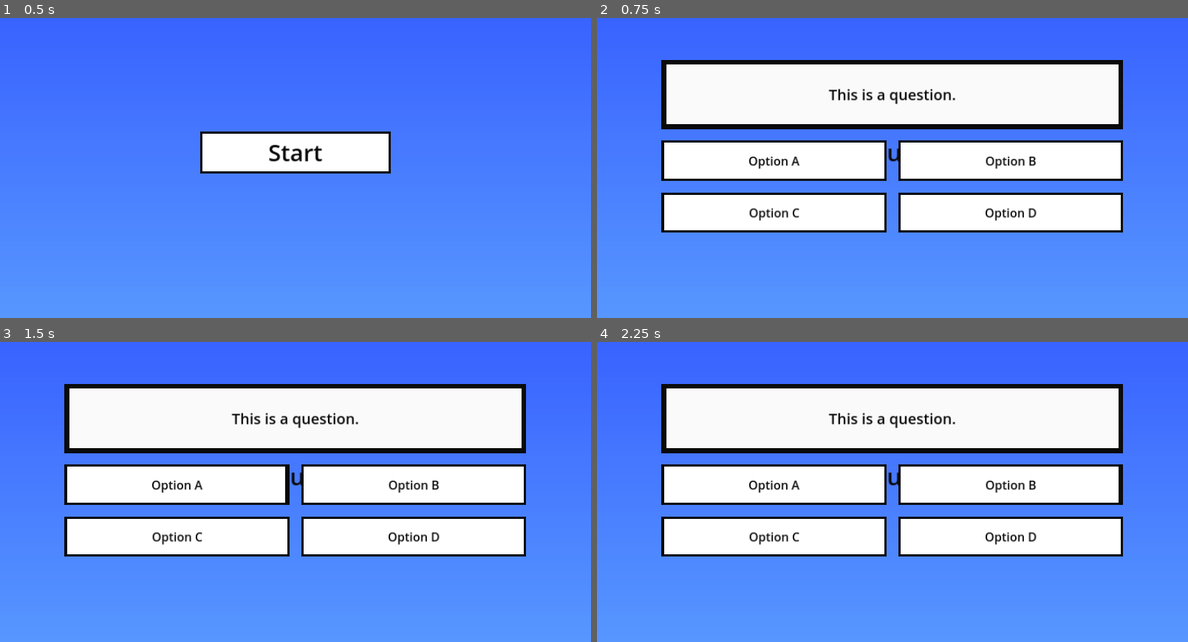
Above: before the commit, frames 1-4 (two rows, left to right).
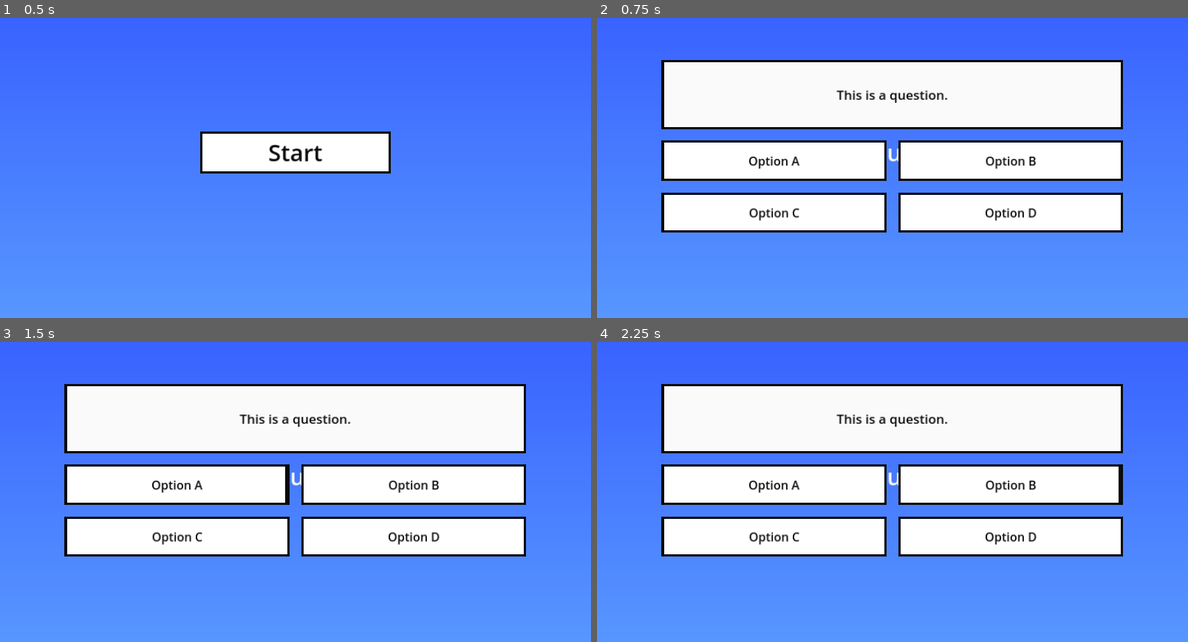
Above: after the commit, the same moments.

Repository: Skyvastern/godot-http-request-tutorial
Game: Godot game, scene res://main/main.tscn
Same seed, same stepped clock (60 frames per second), same inputs: the game is played once before the commit and once after it.
Inputs:
- Up to frame 1 (0.5 s): no input
- Up to frame 2 (0.75 s): click "Start" at 0.5 s
- Up to frame 3 (1.5 s): click "Option A" at 1.25 s
- Up to frame 4 (2.25 s): click "Option B" at 2 s

Frame 1 is identical in both runs. In frame 2, 2.0% of the frame differs, in the area x 11-89%, y 14-48%; in frame 3, 2.0%; in frame 4, 2.0%.
Error in both runs: Invalid type in function 'parse_response' in base 'Control (get_questions_ui.gd)'. Cannot convert argument 1 from Nil to Dictionary. (res://main/quiz/get_quest…

Commit message:
Minor UI changes

Diff:
--- a/main/common/main_theme.tres
+++ b/main/common/main_theme.tres
@@ -62,10 +62,10 @@
 
 [sub_resource type="StyleBoxFlat" id="StyleBoxFlat_uoopv"]
 bg_color = Color(0.980392, 0.980392, 0.980392, 1)
-border_width_left = 10
-border_width_top = 10
-border_width_right = 10
-border_width_bottom = 10
+border_width_left = 5
+border_width_top = 5
+border_width_right = 5
+border_width_bottom = 5
 border_color = Color(0.0392157, 0.0392157, 0.0392157, 1)
 
 [resource]
--- a/main/quiz/get_questions_ui/get_questions_ui.tscn
+++ b/main/quiz/get_questions_ui/get_questions_ui.tscn
@@ -29,6 +29,7 @@
 offset_bottom = 11.5
 grow_horizontal = 2
 grow_vertical = 2
+theme_override_colors/font_color = Color(0.980392, 0.980392, 0.980392, 1)
 theme_override_font_sizes/font_size = 50
 text = "Getting questions..."
 
--- a/main/quiz/quiz.tscn
+++ b/main/quiz/quiz.tscn
@@ -48,7 +48,7 @@
 offset_bottom = -21.0
 grow_horizontal = 2
 grow_vertical = 2
-theme_override_font_sizes/font_size = 32
+theme_override_font_sizes/font_size = 28
 text = "This is a question."
 horizontal_alignment = 1
 vertical_alignment = 1
